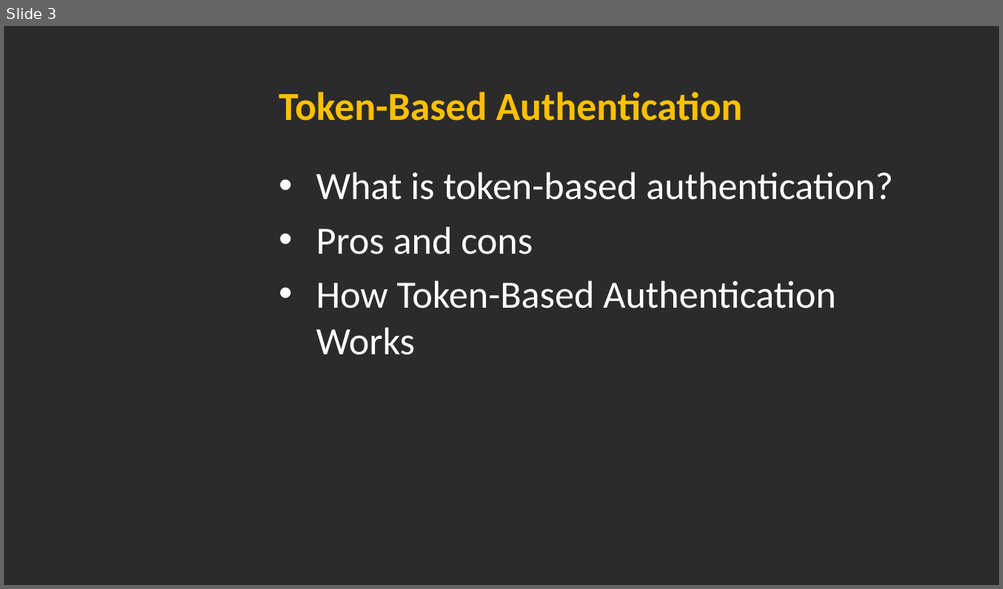
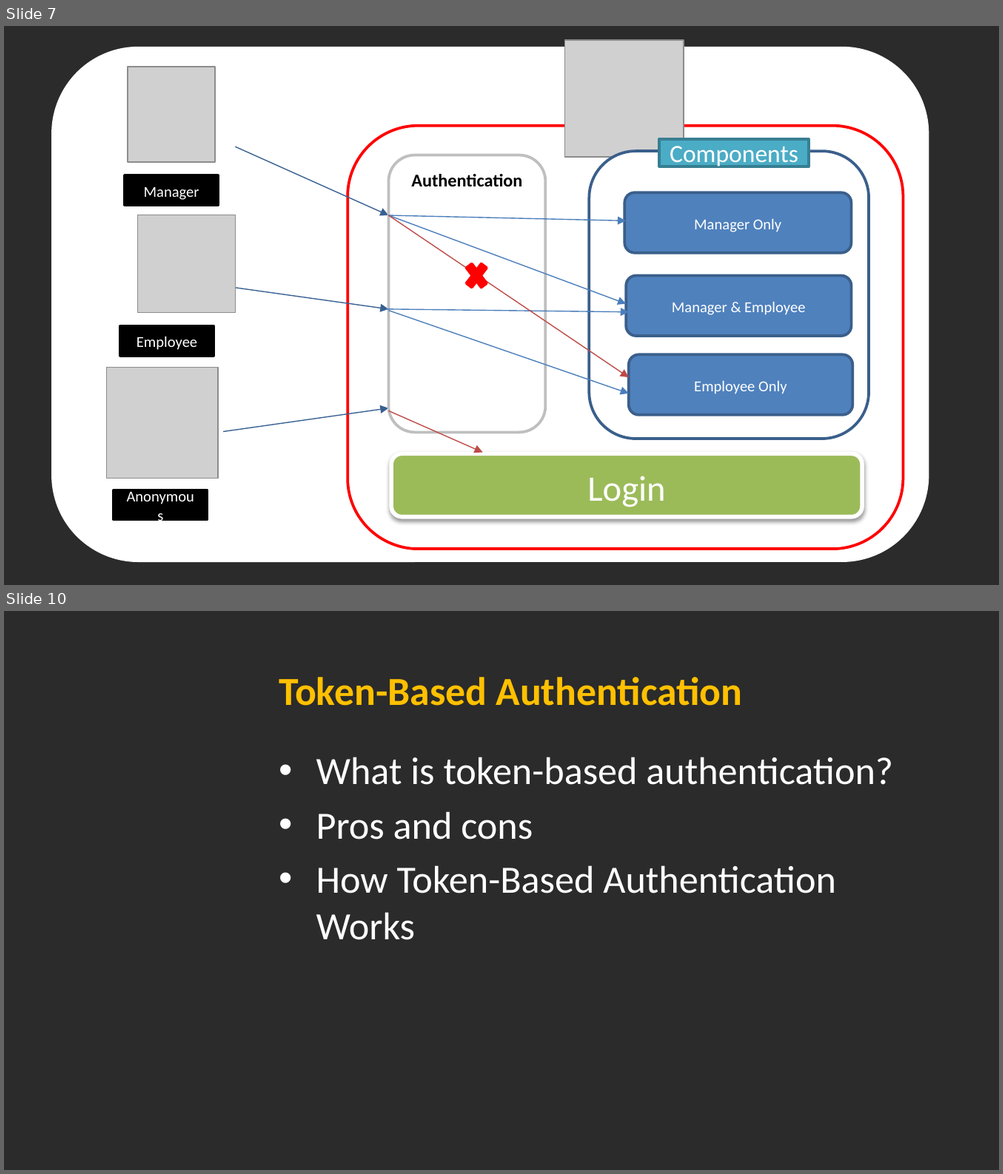
Before and after one commit to hoangmyit/Angular-NetCoreAuthenticationWithJWT, a slide deck: 1. Documents/AngularAuthenticationAndAuthorization.pptx. Shown one above the other, each under a label of ours: slide 3 before the commit, slides 7 and 10 after it; the slides between them are not shown. The pictures are 1003x589 and 1003x1174 pixels, drawn with LibreOffice and Linux fonts; fonts in the diff are those of the drawing; grey boxes stand for pictures; background and template pictures are left out; a plain dark background stands for a picture behind light text. Boxes give left, top, right and bottom in pixels: in the first picture for what was removed or moved away, otherwise in the second. Text is boxed around its words. In the diff, an @@ line names an element or a change of style, - is before the commit and + after.

```diff
--- a/1. Documents/AngularAuthenticationAndAuthorization.pptx
+++ b/1. Documents/AngularAuthenticationAndAuthorization.pptx
@@ slide 7 added at box(4, 26, 999, 585), background picture (left out) @@
@@ picture added at box(128, 67, 215, 162) @@
@@ rectangle added at box(660, 139, 808, 167), fill #4BACC6, outline #377F92 2 pt, 18 pt, text #FFFFFF @@
+Components
@@ picture added at box(137, 215, 235, 312) @@
@@ group added at box(53, 40, 927, 561): 9 arrows, 8 rounded rectangles, 3 rectangles, 1 picture, 1 cross @@
+Employee
+Manager
+Anonymous
+Manager Only
+Manager & Employee
+Employee Only
+Login
+Authentication
@@ picture added at box(106, 367, 218, 479) @@
@@ what was slide 3 is now slide 10 @@
```
Also in this commit, not shown: 15 slides changed, 6 other slides added.
